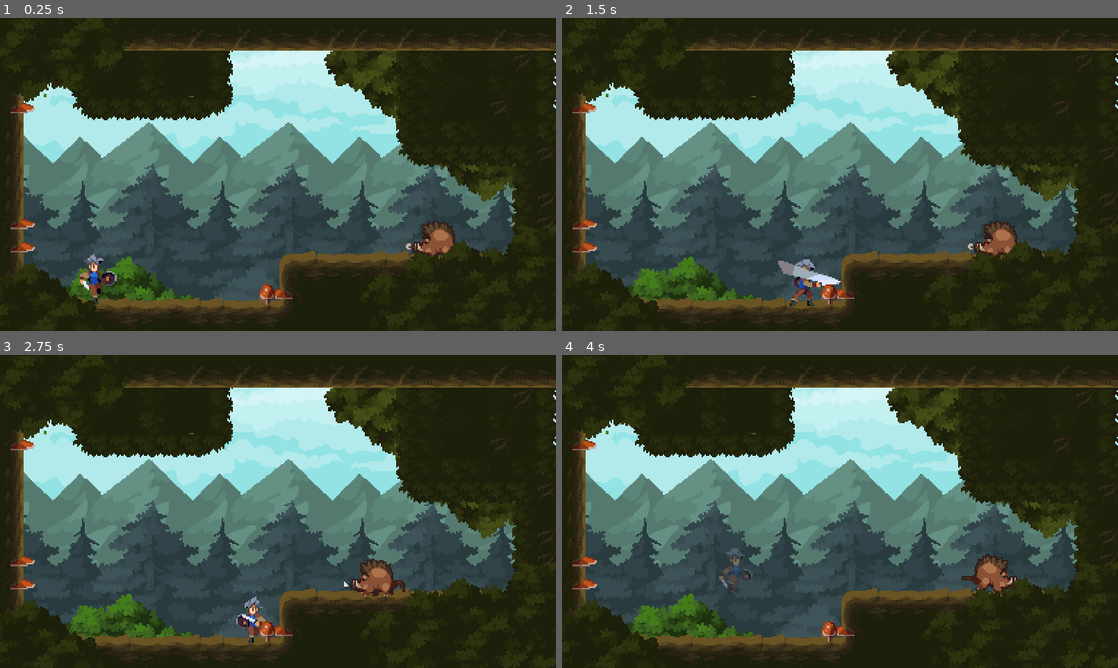
Above: before the commit, frames 1-4 (two rows, left to right).
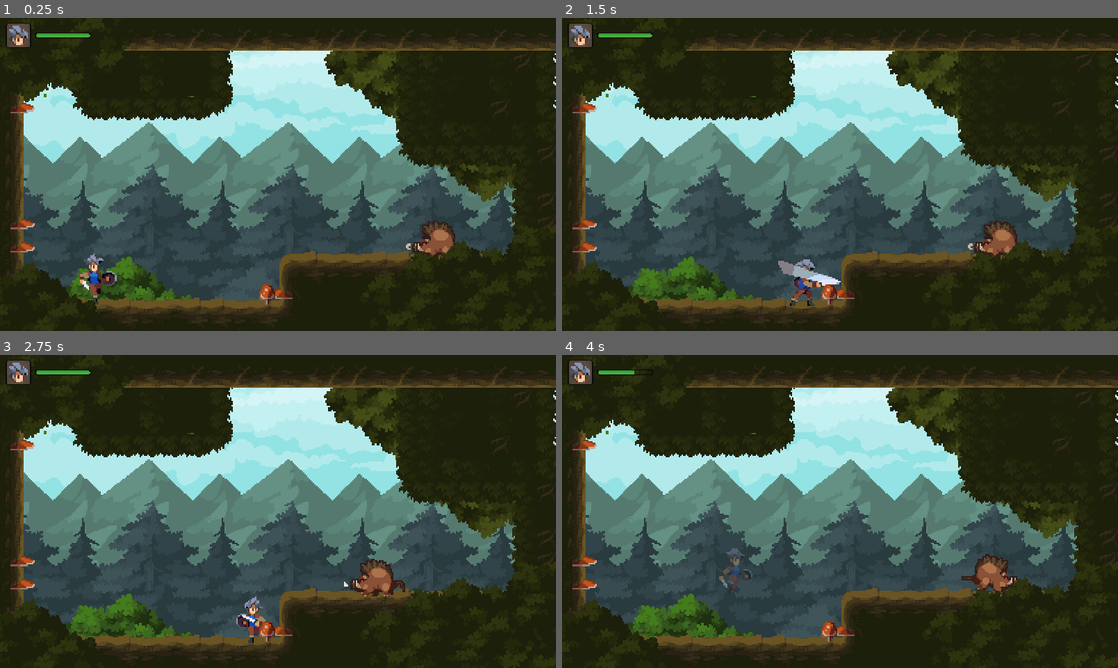
Above: after the commit, the same moments.

Repository: CafeKiller/Game_Example
Game: Godot game, scene res://world.tscn
Same seed, same stepped clock (60 frames per second), same inputs: the game is played once before the commit and once after it.
Inputs:
- Up to frame 1 (0.25 s): no input
- Up to frame 2 (1.5 s): hold J (attack) 0.53-1.28 s; hold D (move_right) from 0.53 s (still down); tap Space (jump) at 0.77 s; tap J (attack) at 1.35 s
- Up to frame 3 (2.75 s): tap Space (jump) at 1.52 s; release D (move_right) at 2.03 s; hold A (move_left) from 2.03 s (still down); hold J (attack) from 2.03 s (still down)
- Up to frame 4 (4 s): release A (move_left) at 2.78 s; release J (attack) at 2.78 s; hold D (move_right) from 2.78 s (still down); tap J (attack) at 2.85 s; tap Space (jump) at 3.02, 3.77 s; hold J (attack) from 3.53 s (still down)

The runs differ from the first frame. In frame 1, 0.5% of the frame differs, in the area x 1-17%, y 1-10%; in frame 2, 0.5%; in frame 3, 0.5%; in frame 4, 0.4%.

Commit message:
feat: add healthbar

Diff:
--- a/LegendOfTheBrave/classes/Stats.gd
+++ b/LegendOfTheBrave/classes/Stats.gd
@@ -8,6 +8,8 @@
 
 extends Node
 
+signal health_changed
+
 @export var max_health: int = 3 # 最大血量,默认为3
 
 @onready var health: int = max_health: # 当前血量
@@ -17,3 +19,4 @@
 		if health == v:
 			return
 		health = v
+		health_changed.emit()
--- a/LegendOfTheBrave/player.tscn
+++ b/LegendOfTheBrave/player.tscn
@@ -7,6 +7,7 @@
 [ext_resource type="Texture2D" uid="uid://bs2jdxdhbfws4" path="res://assets/generic_char/char_blue_2.png" id="3_to7r8"]
 [ext_resource type="Script" path="res://classes/Hitbox.gd" id="4_fkvhn"]
 [ext_resource type="Script" path="res://classes/Stats.gd" id="7_e1dib"]
+[ext_resource type="PackedScene" uid="uid://cmfdo23mra5wt" path="res://ui/status_panel.tscn" id="8_n1w2w"]
 
 [sub_resource type="RectangleShape2D" id="RectangleShape2D_kjhsv"]
 size = Vector2(10, 29)
@@ -1911,4 +1912,13 @@
 [node name="Stats" type="Node" parent="."]
 script = ExtResource("7_e1dib")
 
+[node name="CanvasLayer" type="CanvasLayer" parent="."]
+
+[node name="StatusPanel" parent="CanvasLayer" node_paths=PackedStringArray("stats") instance=ExtResource("8_n1w2w")]
+offset_left = 6.0
+offset_top = 5.0
+offset_right = 94.0
+offset_bottom = 31.0
+stats = NodePath("../../Stats")
+
 [connection signal="hurt" from="Graphics/Hurtbox" to="." method="_on_hurtbox_hurt"]
--- /dev/null
+++ b/LegendOfTheBrave/ui/status_panel.gd
@@ -0,0 +1,18 @@
+extends HBoxContainer
+
+@export var stats: Stats
+
+@onready var health_bar: TextureProgressBar = $HealthBar
+@onready var eased_health_bar: TextureProgressBar = $HealthBar/EasedHealthBar
+
+func _ready() -> void:
+	# 连接信号
+	stats.health_changed.connect(update_health)
+	update_health()
+
+# 更新当前血量
+func update_health() -> void:
+	var percentage := stats.health / float(stats.max_health)
+	health_bar.value = percentage
+
+	create_tween().tween_property(eased_health_bar, "value", percentage, 0.3)
--- /dev/null
+++ b/LegendOfTheBrave/ui/status_panel.tscn
@@ -0,0 +1,67 @@
+[gd_scene load_steps=9 format=3 uid="uid://cmfdo23mra5wt"]
+
+[ext_resource type="Texture2D" uid="uid://cxpmn1vywnx8q" path="res://assets/legacy_fantasy/HUD.png" id="1_2o2yk"]
+[ext_resource type="Script" path="res://ui/status_panel.gd" id="1_43bli"]
+[ext_resource type="Texture2D" uid="uid://dpr08f5li1vlp" path="res://assets/generic_char/char_blue_1.png" id="2_kk8a1"]
+
+[sub_resource type="StyleBoxTexture" id="StyleBoxTexture_21arg"]
+content_margin_left = 3.0
+content_margin_top = 3.0
+content_margin_right = 3.0
+content_margin_bottom = 3.0
+texture = ExtResource("1_2o2yk")
+region_rect = Rect2(323, 203, 26, 26)
+
+[sub_resource type="AtlasTexture" id="AtlasTexture_o6r74"]
+atlas = ExtResource("2_kk8a1")
+region = Rect2(22, 24, 11, 11)
+
+[sub_resource type="AtlasTexture" id="AtlasTexture_26ktt"]
+atlas = ExtResource("1_2o2yk")
+region = Rect2(307, 21, 58, 6)
+
+[sub_resource type="AtlasTexture" id="AtlasTexture_ieijp"]
+atlas = ExtResource("1_2o2yk")
+region = Rect2(308, 118, 56, 4)
+
+[sub_resource type="AtlasTexture" id="AtlasTexture_se4v4"]
+atlas = ExtResource("1_2o2yk")
+region = Rect2(308, 86, 56, 4)
+
+[node name="StatusPanel" type="HBoxContainer"]
+script = ExtResource("1_43bli")
+
+[node name="AvatarBox" type="PanelContainer" parent="."]
+custom_minimum_size = Vector2(26, 26)
+layout_mode = 2
+theme_override_styles/panel = SubResource("StyleBoxTexture_21arg")
+
+[node name="Avatar" type="TextureRect" parent="AvatarBox"]
+layout_mode = 2
+texture = SubResource("AtlasTexture_o6r74")
+stretch_mode = 5
+
+[node name="HealthBar" type="TextureProgressBar" parent="."]
+layout_mode = 2
+size_flags_vertical = 4
+max_value = 1.0
+step = 0.0
+value = 1.0
+texture_over = SubResource("AtlasTexture_26ktt")
+texture_progress = SubResource("AtlasTexture_ieijp")
+texture_progress_offset = Vector2(1, 1)
+
+[node name="EasedHealthBar" type="TextureProgressBar" parent="HealthBar"]
+show_behind_parent = true
+layout_mode = 1
+anchors_preset = 15
+anchor_right = 1.0
+anchor_bottom = 1.0
+grow_horizontal = 2
+grow_vertical = 2
+size_flags_vertical = 4
+max_value = 1.0
+step = 0.0
+value = 1.0
+texture_progress = SubResource("AtlasTexture_se4v4")
+texture_progress_offset = Vector2(1, 1)
Binary file added: LegendOfTheBrave/assets/legacy_fantasy/HUD.png
Binary file added: LegendOfTheBrave/assets/legacy_fantasy/Trees/HUD.png
Not shown: 1 places in LegendOfTheBrave/player.tscn that only renumber resources
